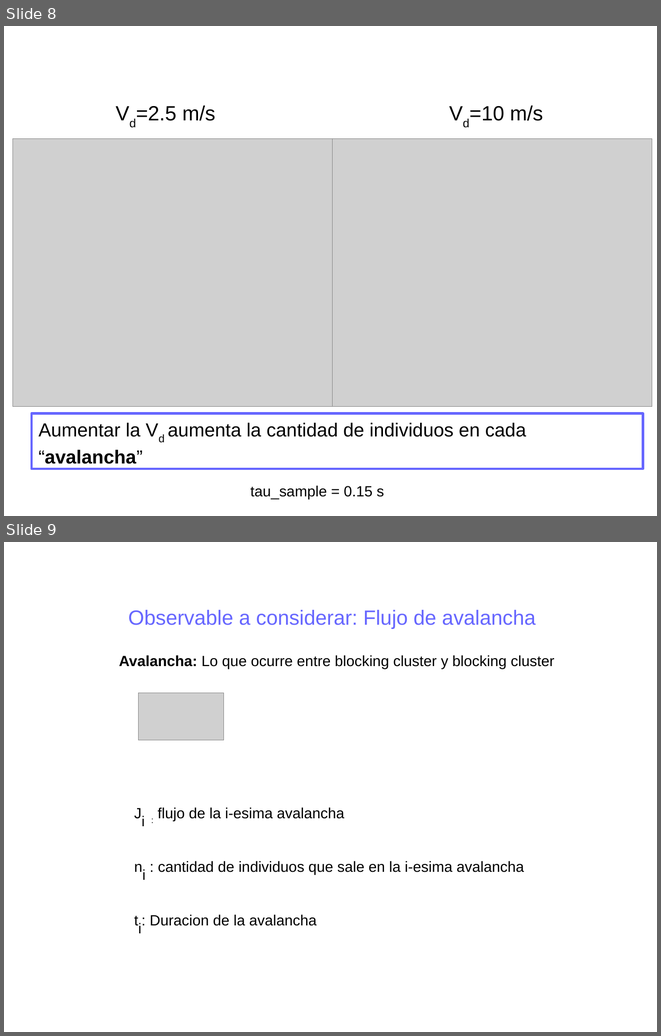
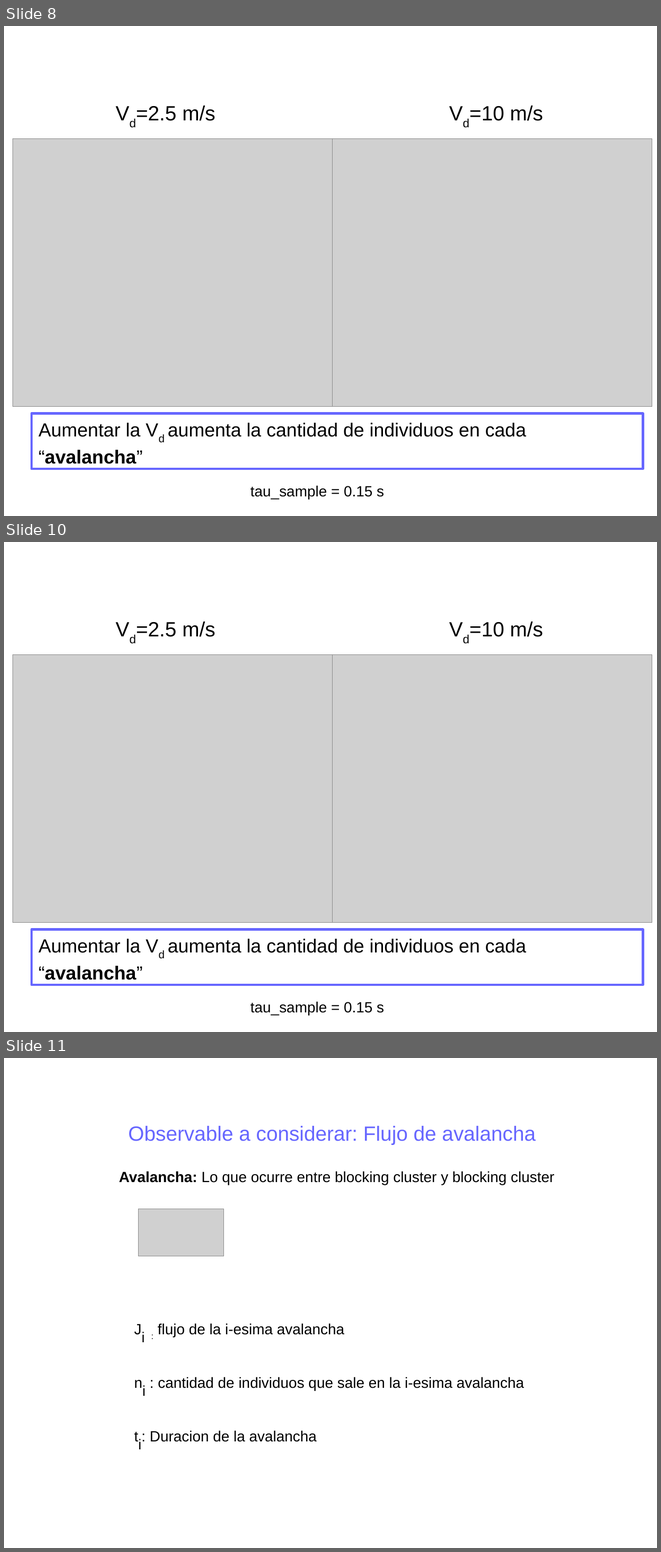
Before and after one commit to ignaciosticco/super_ath, a slide deck: present_superath1.odp. Shown one above the other, each under a label of ours: slides 8 and 9 before the commit, slides 8, 10 and 11 after it; the slides between them are not shown. The pictures are 661x1036 and 661x1552 pixels, drawn with LibreOffice and Linux fonts; fonts in the diff are those of the drawing; grey boxes stand for pictures. Boxes give left, top, right and bottom in pixels: in the first picture for what was removed or moved away, otherwise in the second. Text is boxed around its words. In the diff, an @@ line names an element or a change of style, - is before the commit and + after.

```diff
--- a/present_superath1.odp
+++ b/present_superath1.odp
@@ slide 10 added at [4,542,657,1032], background #FFFFFF @@
@@ text added at [136,622,215,637], 25 pt, text #000000 @@
+Vd=2.5 m/s
@@ text added at [469,622,543,637], 25 pt, text #000000 @@
+Vd=10 m/s
@@ picture added at [13,654,333,923] @@
@@ picture added at [332,654,652,923] @@
@@ rectangle added at [31,929,643,985], outline #6666FF 2.89 pt, 23 pt, text #000000 @@
+Aumentar la Vd aumenta la cantidad de individuos en cada “avalancha”
@@ text added at [250,1001,384,1015], 18 pt, text #000000 @@
+tau_sample = 0.15 s
@@ what was slide 9 is now slide 11 @@
```
Also in this commit, not shown: 1 other slide added, 39 other files.
